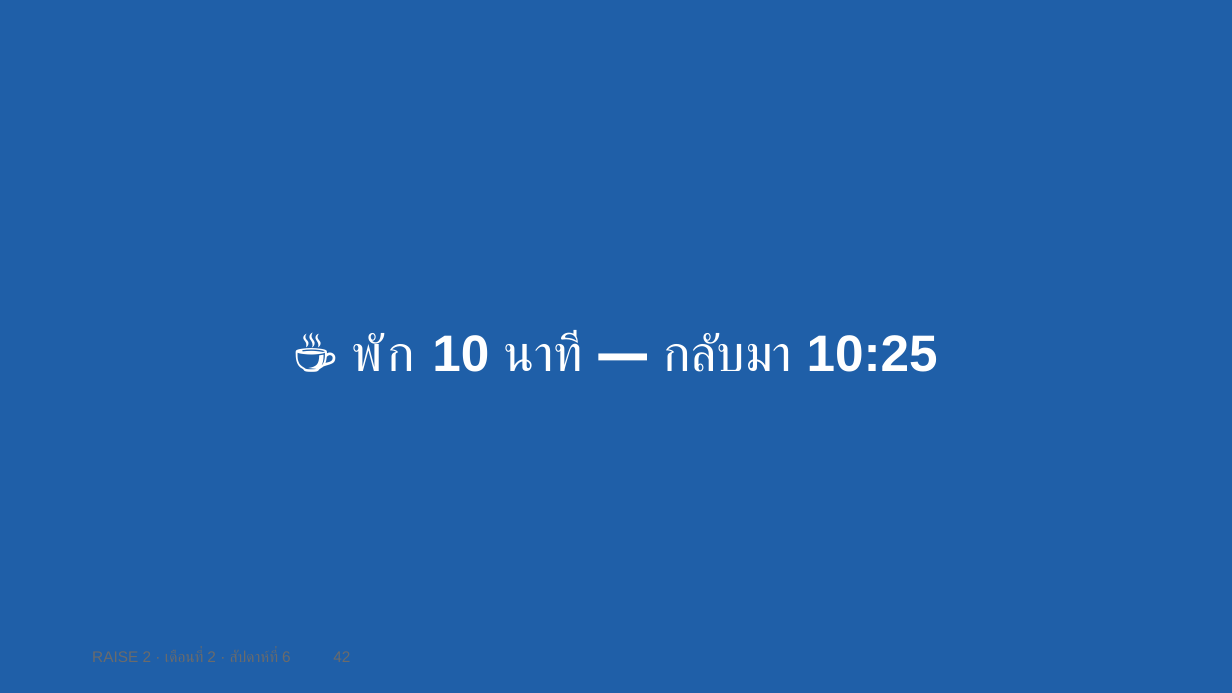
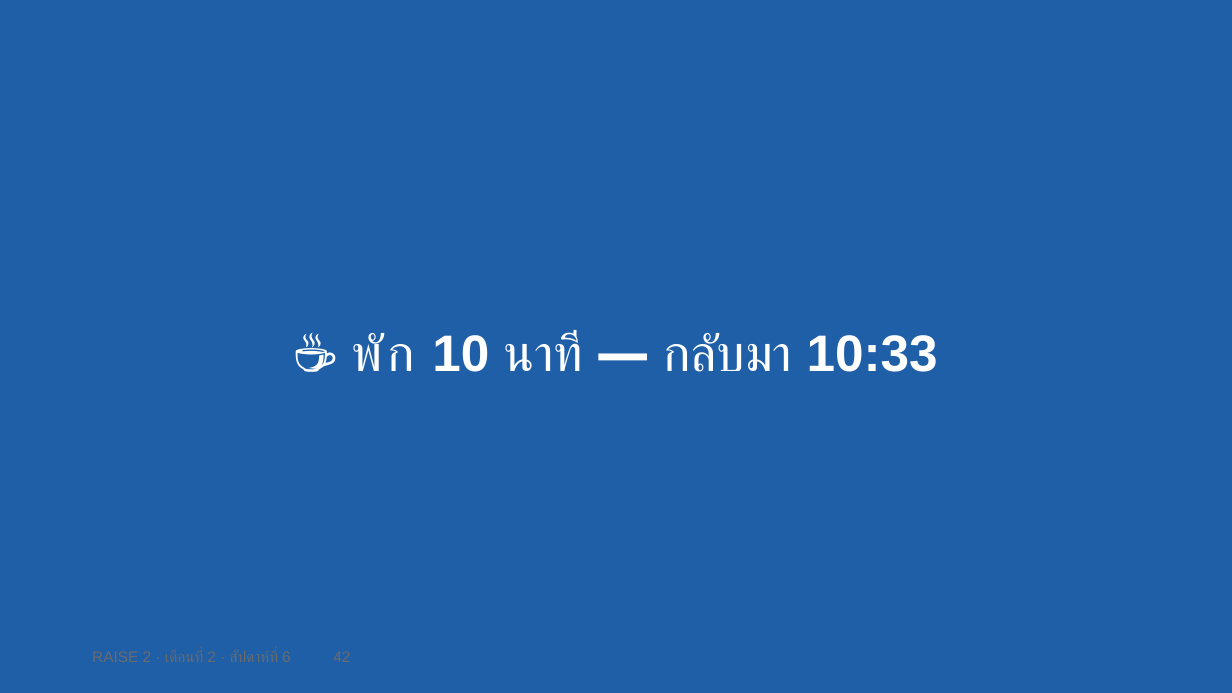
Before and after one commit to cnacha-mfu/raise2-module2, a slide deck: slide 42 of materials/week6/w6-slides.pptx. Drawn at 1232x693 pixels with LibreOffice and Linux fonts; fonts in the diff are those of the drawing. Boxes give left, top, right and bottom in pixels: in the first picture for what was removed or moved away, otherwise in the second. Text is boxed around its words. In the diff, an @@ line names an element or a change of style, - is before the commit and + after.

```diff
--- a/materials/week6/w6-slides.pptx
+++ b/materials/week6/w6-slides.pptx
@@ text at box(351, 331, 938, 372): text changed @@
-☕ พัก 10 นาที — กลับมา 10:25
+☕ พัก 10 นาที — กลับมา 10:33
```
Also in this commit, not shown: 6 other slides changed, 1 slide added, 1 slide removed, 4 other files.
